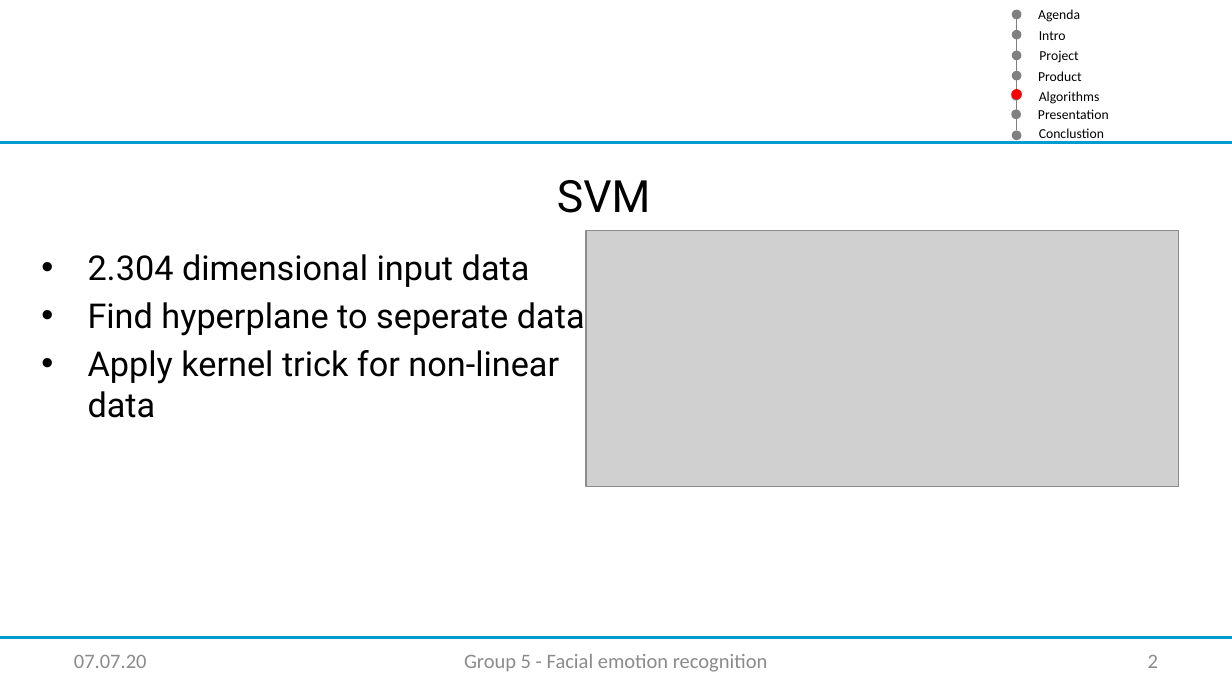
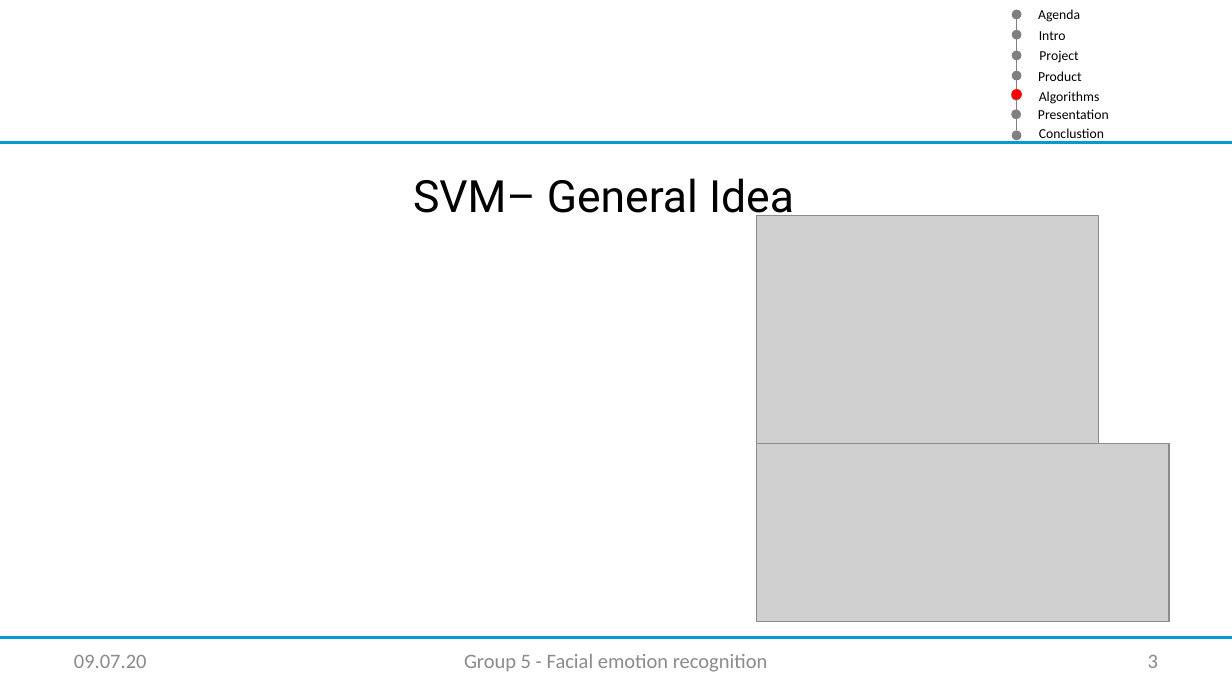
Before and after one commit to XamLe/facial_emotion, a slide deck: slide 3 of Documentation/SVM Folien.pptx (slide 2 before the commit). Drawn at 1232x693 pixels with LibreOffice and Linux fonts; fonts in the diff are those of the drawing; grey boxes stand for pictures; background and template pictures are left out. Boxes give left, top, right and bottom in pixels: in the first picture for what was removed or moved away, otherwise in the second. Text is boxed around its words. In the diff, an @@ line names an element or a change of style, - is before the commit and + after.

```diff
--- a/Documentation/SVM Folien.pptx
+++ b/Documentation/SVM Folien.pptx
@@ text at bbox=[413, 178, 794, 224]: text changed @@
-SVM
+SVM– General Idea
@@ picture added at bbox=[756, 216, 1098, 444] @@
@@ text removed at bbox=[88, 254, 585, 418] @@
-• 2.304 dimensional input data
-• Find hyperplane to seperate data
-• Apply kernel trick for non-linear
-  data
@@ picture: place and size @@
-picture at bbox=[586, 230, 1179, 487]
+picture at bbox=[756, 444, 1169, 622]
@@ text at bbox=[74, 655, 147, 668]: text changed @@
-07.07.20
+09.07.20
@@ page number at bbox=[1148, 655, 1158, 668]: text changed @@
-2
+3
```
Also in this commit, not shown: 3 other slides changed, 1 slide added, 1 other file.
